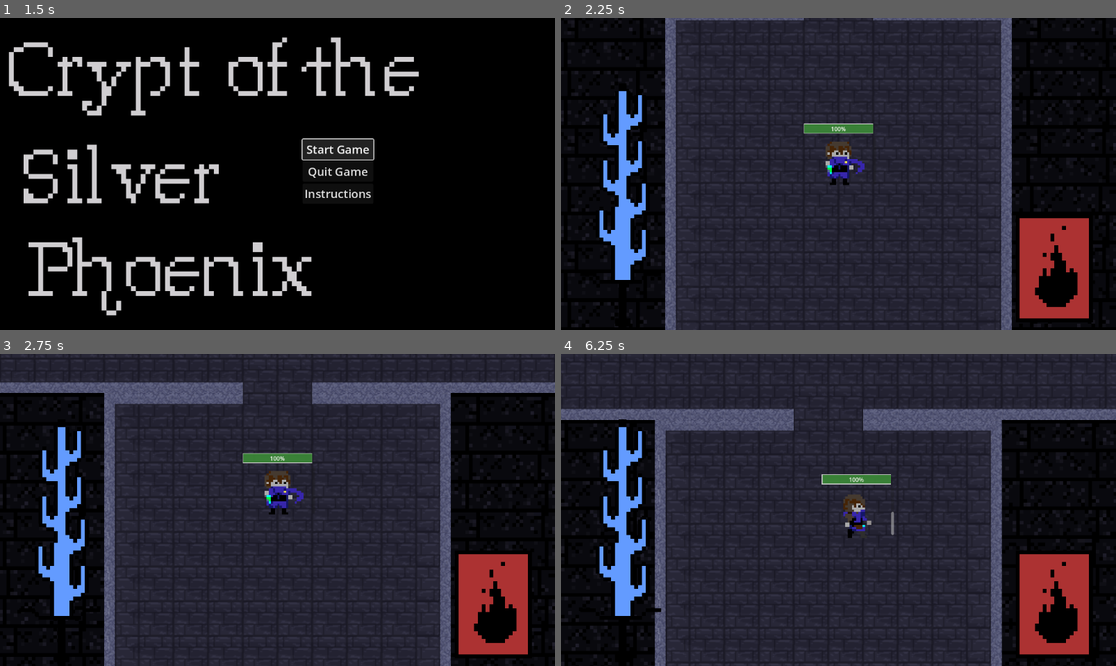
Above: before the commit, frames 1-4 (two rows, left to right).
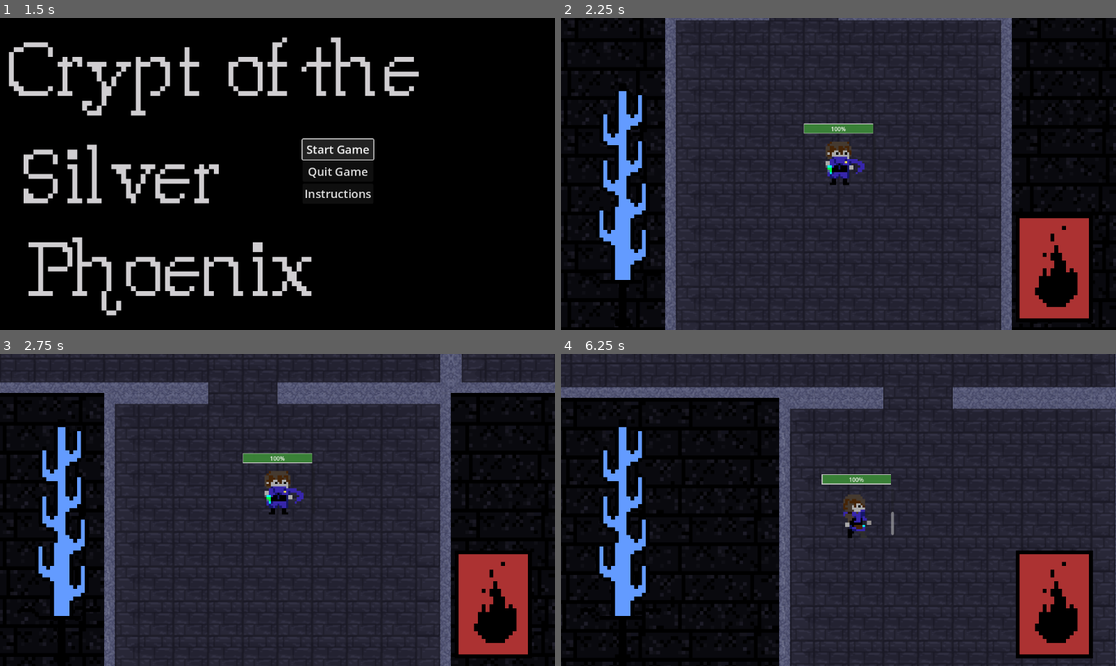
Above: after the commit, the same moments.

Repository: zwack32/crypt_of_the_silver_phoenix
Game: Godot game, scene res://scenes/start_menu.tscn
The game is run twice, just before and just after one commit, with the same random seed, the same clock (stepped at 60 frames per second) and the same inputs. The engine's default icon, where the game draws it, is replaced by a stand-in: a white triangle on a blue panel in a dark square.
Inputs (mouse positions are in pixels of both pictures, inside the frame that each line leads up to):
- Up to frame 1 (1.5 s): click "Start Game" at 0.5 s; click "Start Game" at 1.25 s
- Up to frame 2 (2.25 s): move the mouse to (810, 236) at 2.02 s; hold W (move_up) from 2.03 s (still down); click (810, 236) at 2.1 s
- Up to frame 3 (2.75 s): keep holding W (move_up)
- Up to frame 4 (6.25 s): move the mouse to (1005, 556) at 2.77 s; tap E (pick_up) at 2.85, 5.1 s; move the mouse to (672, 463) at 3.52 s; release W (move_up) at 3.53 s; hold A (move_left) 3.53-5.03 s; right-click (672, 463) at 3.6 s; move the mouse to (866, 510) at 4.27 s; click (866, 510) at 4.35 s; move the mouse to (755, 432) at 5.02 s; hold S (move_down) 5.03-5.78 s; move the mouse to (960, 494) at 5.77 s; hold D (move_right) from 5.78 s (still down); right-click (960, 494) at 5.85 s

Frame 1 is identical in both runs. In frame 2, 0.1% of the frame differs, in the area x 37-57%, y 0-1%; in frame 3, 1.3%; in frame 4, 41%, in the area x 0-100%, y 0-100%.

Commit message:
Make it less likely for doors to spawn in walls

Diff:
--- a/scripts/dungen/config.gd
+++ b/scripts/dungen/config.gd
@@ -9,4 +9,4 @@
 ]
 const DOOR_NEIGHBOR_SAMPLES = 4
 const DOOR_PARALLEL_DISTANCE_THRESHOLD = 1.0
-const DOOR_BORDER_ACCEPT_PROPORTION = 0.8
+const DOOR_BORDER_ACCEPT_PROPORTION = 0.6
